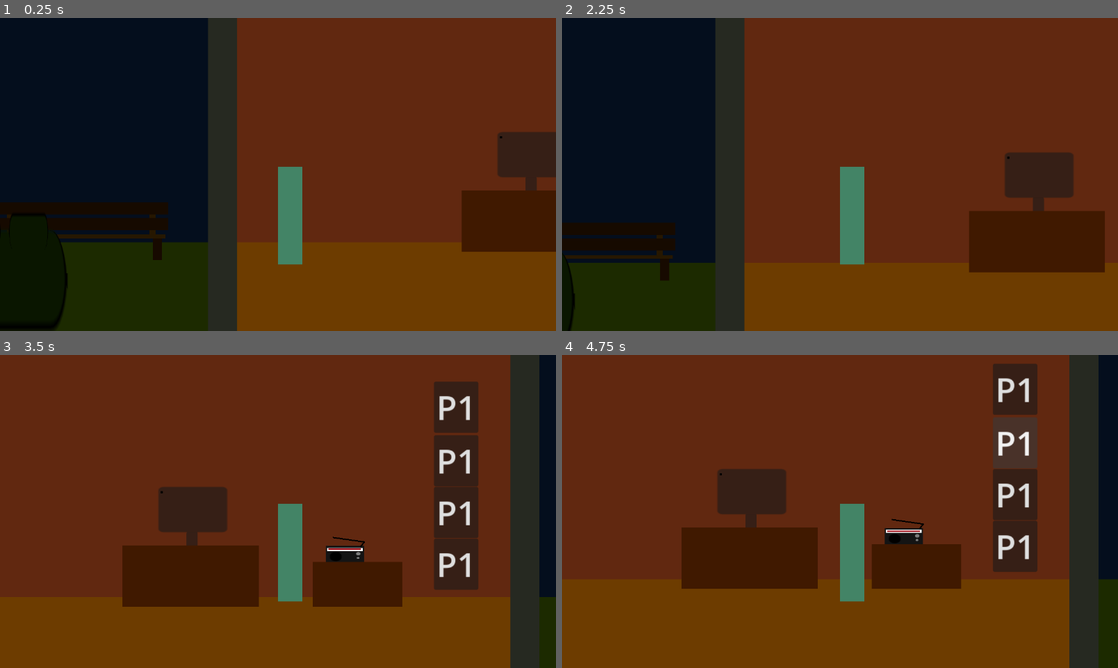
Above: before the commit, frames 1-4 (two rows, left to right).
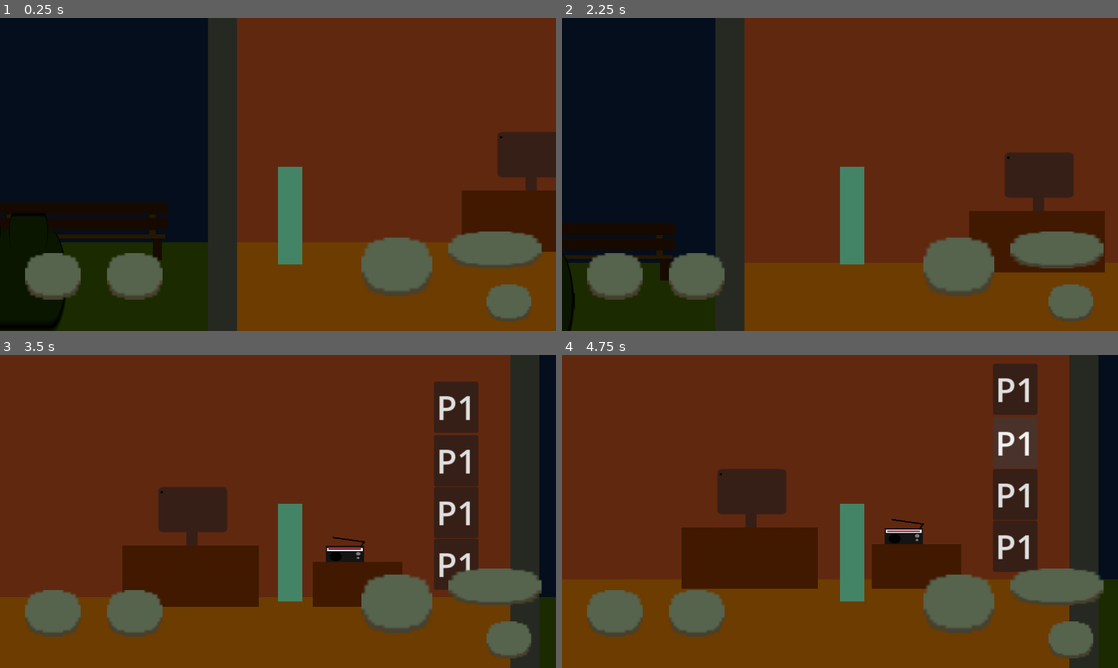
Above: after the commit, the same moments.

Repository: NileKnight1/the-graves
Game: Godot game, scene res://scenes/game.tscn
Two runs of this game, one before a commit and one after it. Both use one fixed random seed, a clock stepped at 60 frames per second and the inputs below. The project has no main scene, so this scene is started directly. Video files are missing from this copy of the repository; at most half a second of black plays in their place.
Inputs (mouse positions are in pixels of both pictures, inside the frame that each line leads up to):
- Up to frame 1 (0.25 s): no input
- Up to frame 2 (2.25 s): click (1073, 299) at 0.52 s; click (956, 268) at 1.27 s; tap Enter (ui_accept) at 2 s; move the mouse to (962, 158) at 2.02 s; hold D (right) from 2.03 s (still down); hold Shift (sprint) from 2.03 s (still down); tap E (interact) at 2.1 s; click (962, 158) at 2.17 s
- Up to frame 3 (3.5 s): keep holding D (right); tap Space (jump) at 2.27, 2.57, 3.02, 3.05, 3.32 s; move the mouse to (166, 527) at 2.77 s; release Shift (sprint) at 2.78 s; tap Shift (sprint) at 2.85 s; click (166, 527) at 2.92 s
- Up to frame 4 (4.75 s): release D (right) at 3.5 s; click "P1" at 3.5 s; click "P1" at 4.25 s

The runs differ from the first frame. In frame 1, 7.1% of the frame differs, in the area x 4-98%, y 68-97%; in frame 2, 7.1%; in frame 3, 7.1%; in frame 4, 7.1%.

Commit message:
integrate mobile button from an old game of mine, but jump button is not working yet

Diff:
--- a/project.godot
+++ b/project.godot
@@ -54,6 +54,10 @@
 ]
 }
 
+[input_devices]
+
+pointing/emulate_touch_from_mouse=true
+
 [physics]
 
 3d/physics_engine="Jolt Physics"
--- a/scenes/game.tscn
+++ b/scenes/game.tscn
@@ -4,6 +4,7 @@
 [ext_resource type="PackedScene" uid="uid://cfj564wppea61" path="res://scenes/temp_player.tscn" id="1_uwrxv"]
 [ext_resource type="VideoStream" uid="uid://cho7udnr6dowp" path="res://assets/27519-364430915.ogv" id="2_yqjtg"]
 [ext_resource type="PackedScene" uid="uid://bgqrhww4gnhow" path="res://scenes/anomaly.tscn" id="3_lbhrr"]
+[ext_resource type="PackedScene" uid="uid://dm5ifs68m3i33" path="res://scenes/mobile.tscn" id="5_iywne"]
 
 [sub_resource type="WorldBoundaryShape2D" id="WorldBoundaryShape2D_uwrxv"]
 
@@ -1381,13 +1382,13 @@
 position = Vector2(-2227.5, -168.5)
 shape = SubResource("RectangleShape2D_iywne")
 
-[node name="UI" type="Node2D" parent="." unique_id=2084578173]
-
-[node name="room" type="Control" parent="UI" unique_id=790920656]
+[node name="ui" type="Node2D" parent="." unique_id=2084578173]
+
+[node name="room" type="Control" parent="ui" unique_id=790920656]
 layout_mode = 3
 anchors_preset = 0
 
-[node name="Button" type="Button" parent="UI/room" unique_id=1348013076]
+[node name="Button" type="Button" parent="ui/room" unique_id=1348013076]
 layout_mode = 0
 offset_left = 352.0
 offset_top = -392.0
@@ -1396,7 +1397,7 @@
 theme_override_font_sizes/font_size = 55
 text = "P1"
 
-[node name="Button2" type="Button" parent="UI/room" unique_id=1858252975]
+[node name="Button2" type="Button" parent="ui/room" unique_id=1858252975]
 layout_mode = 0
 offset_left = 352.0
 offset_top = -304.0
@@ -1405,7 +1406,7 @@
 theme_override_font_sizes/font_size = 55
 text = "P1"
 
-[node name="Button3" type="Button" parent="UI/room" unique_id=1375149201]
+[node name="Button3" type="Button" parent="ui/room" unique_id=1375149201]
 layout_mode = 0
 offset_left = 352.0
 offset_top = -219.0
@@ -1414,7 +1415,7 @@
 theme_override_font_sizes/font_size = 55
 text = "P1"
 
-[node name="Button4" type="Button" parent="UI/room" unique_id=1748784579]
+[node name="Button4" type="Button" parent="ui/room" unique_id=1748784579]
 layout_mode = 0
 offset_left = 352.0
 offset_top = -134.0
@@ -1423,11 +1424,16 @@
 theme_override_font_sizes/font_size = 55
 text = "P1"
 
+[node name="CanvasLayer" type="CanvasLayer" parent="." unique_id=1299766415]
+
+[node name="mobile" parent="CanvasLayer" unique_id=2043303018 instance=ExtResource("5_iywne")]
+visible = true
+
 [connection signal="body_entered" from="areas/cams" to="." method="_on_cams_body_entered"]
 [connection signal="body_exited" from="areas/cams" to="." method="_on_cams_body_exited"]
 [connection signal="body_entered" from="areas/p1" to="." method="_on_p_1_body_entered"]
 [connection signal="body_exited" from="areas/p1" to="." method="_on_p_1_body_exited"]
-[connection signal="pressed" from="UI/room/Button" to="." method="_on_button1_pressed"]
-[connection signal="pressed" from="UI/room/Button2" to="." method="_on_button_2_pressed"]
-[connection signal="pressed" from="UI/room/Button3" to="." method="_on_button_3_pressed"]
-[connection signal="pressed" from="UI/room/Button4" to="." method="_on_button_4_pressed"]
+[connection signal="pressed" from="ui/room/Button" to="." method="_on_button1_pressed"]
+[connection signal="pressed" from="ui/room/Button2" to="." method="_on_button_2_pressed"]
+[connection signal="pressed" from="ui/room/Button3" to="." method="_on_button_3_pressed"]
+[connection signal="pressed" from="ui/room/Button4" to="." method="_on_button_4_pressed"]
--- /dev/null
+++ b/scenes/mobile.tscn
@@ -0,0 +1,88 @@
+[gd_scene format=3 uid="uid://dm5ifs68m3i33"]
+
+[ext_resource type="Script" uid="uid://dht3vhvoe54af" path="res://scripts/mobile.gd" id="1_jnc8d"]
+[ext_resource type="Texture2D" uid="uid://ch2al10mhx0yy" path="res://assets/ui/ProgressBlack.png" id="2_xp3t8"]
+[ext_resource type="Texture2D" uid="uid://byv5q7kvnitpw" path="res://assets/ui/ProgressWhite.png" id="3_2t62u"]
+
+[node name="mobile" type="CanvasLayer" unique_id=2043303018]
+script = ExtResource("1_jnc8d")
+
+[node name="Control" type="Control" parent="." unique_id=2018416242]
+layout_mode = 3
+anchors_preset = 0
+offset_right = 40.0
+offset_bottom = 40.0
+scale = Vector2(32.00545, 18.029236)
+mouse_filter = 2
+
+[node name="sprint" type="TouchScreenButton" parent="Control" unique_id=984966303]
+position = Vector2(32.24451, 27.233545)
+scale = Vector2(0.3050595, 0.21426336)
+texture_normal = ExtResource("2_xp3t8")
+texture_pressed = ExtResource("3_2t62u")
+passby_press = true
+action = "sprint"
+visibility_mode = 1
+
+[node name="interact" type="TextureButton" parent="Control" unique_id=284682000]
+layout_mode = 0
+offset_left = 35.275208
+offset_top = 33.667526
+offset_right = 75.27521
+offset_bottom = 73.667534
+scale = Vector2(0.08002439, 0.1184888)
+texture_normal = ExtResource("2_xp3t8")
+texture_pressed = ExtResource("3_2t62u")
+stretch_mode = 5
+
+[node name="jump" type="TextureButton" parent="Control" unique_id=2004550806]
+layout_mode = 0
+offset_left = 25.83935
+offset_top = 28.342854
+offset_right = 65.83935
+offset_bottom = 68.342865
+scale = Vector2(0.12703064, 0.18808901)
+texture_normal = ExtResource("2_xp3t8")
+texture_pressed = ExtResource("3_2t62u")
+stretch_mode = 5
+
+[node name="left" type="TouchScreenButton" parent="Control" unique_id=237091111]
+position = Vector2(1.8121929, 30.00682)
+scale = Vector2(0.18168661, 0.26901585)
+texture_normal = ExtResource("2_xp3t8")
+texture_pressed = ExtResource("3_2t62u")
+passby_press = true
+action = "left"
+visibility_mode = 1
+
+[node name="right" type="TouchScreenButton" parent="Control" unique_id=31096760]
+position = Vector2(7.6861906, 30.00682)
+scale = Vector2(0.18168661, 0.26901585)
+texture_normal = ExtResource("2_xp3t8")
+texture_pressed = ExtResource("3_2t62u")
+passby_press = true
+action = "right"
+visibility_mode = 1
+
+[node name="down" type="TouchScreenButton" parent="Control" unique_id=56414821]
+visible = false
+position = Vector2(4.1555405, 33.112885)
+scale = Vector2(0.13604799, 0.20144063)
+texture_normal = ExtResource("2_xp3t8")
+texture_pressed = ExtResource("3_2t62u")
+passby_press = true
+action = "down"
+visibility_mode = 1
+
+[node name="up" type="TouchScreenButton" parent="Control" unique_id=851934706]
+visible = false
+position = Vector2(4.1555443, 26.678894)
+scale = Vector2(0.13604799, 0.20144063)
+texture_normal = ExtResource("2_xp3t8")
+texture_pressed = ExtResource("3_2t62u")
+passby_press = true
+action = "up"
+visibility_mode = 1
+
+[connection signal="pressed" from="Control/interact" to="." method="_on_interact_pressed"]
+[connection signal="pressed" from="Control/jump" to="." method="_on_jump_pressed"]
--- /dev/null
+++ b/scripts/mobile.gd
@@ -0,0 +1,39 @@
+extends CanvasLayer
+
+
+func _ready() -> void:
+	pass # Replace with function body.
+
+
+func _process(delta: float) -> void:
+	pass
+
+#
+#
+#func _on_left_button_down() -> void: Input.action_press("left")
+#func _on_left_button_up() -> void: Input.action_release("left")
+#
+#func _on_right_button_down() -> void: Input.action_press("right")
+#func _on_right_button_up() -> void: Input.action_release("right")
+#
+#func _on_down_button_down() -> void: Input.action_press("down")
+#func _on_down_button_up() -> void: Input.action_release("down")
+#
+#func _on_up_button_down() -> void: Input.action_press("up")
+#func _on_up_button_up() -> void: Input.action_release("up")
+##
+##func _on_sprint_button_down() -> void: Input.action_press("sprint")
+##func _on_sprint_button_up() -> void: Input.action_release("sprint")
+#
+#func _on_jump_button_down() -> void: Input.action_press("jump")
+#func _on_jump_button_up() -> void: Input.action_release("jump")
+
+func _on_interact_pressed() -> void:
+	Input.action_press("interact")
+	Input.action_release("interact")
+
+
+func _on_jump_pressed() -> void:
+	print("hi")
+	Input.action_press("jump")
+	Input.action_release("jump")
Binary file added: assets/ui/ProgressBlack.png
Not shown, added: assets/ui/ProgressBlack.png.import
Binary file added: assets/ui/ProgressWhite.png
Not shown, added: assets/ui/ProgressWhite.png.import
Not shown, added: scripts/mobile.gd.uid
